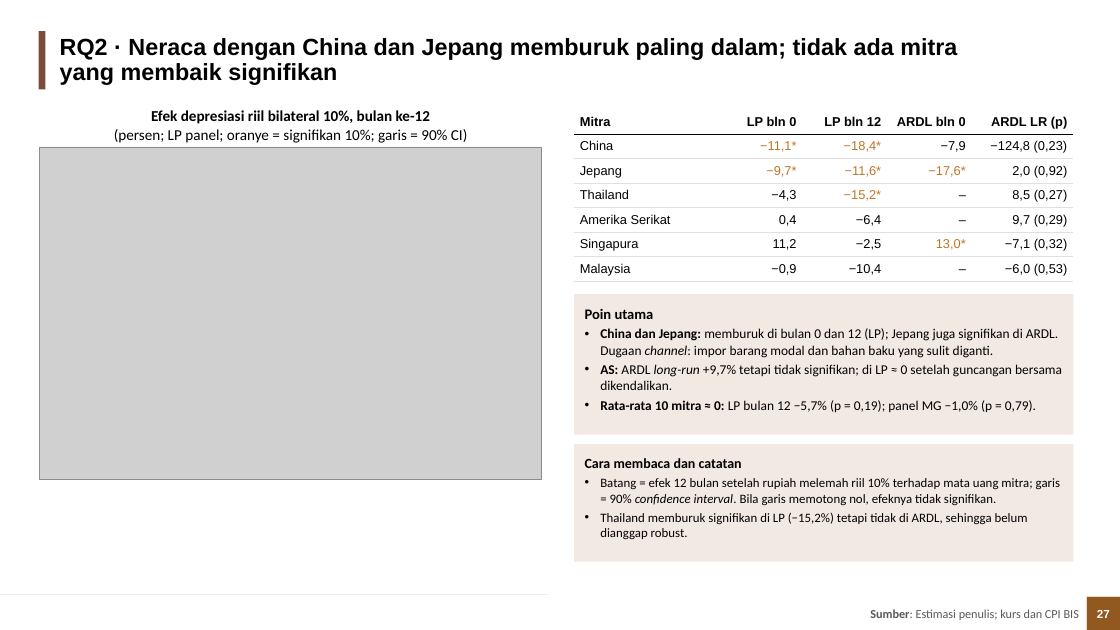
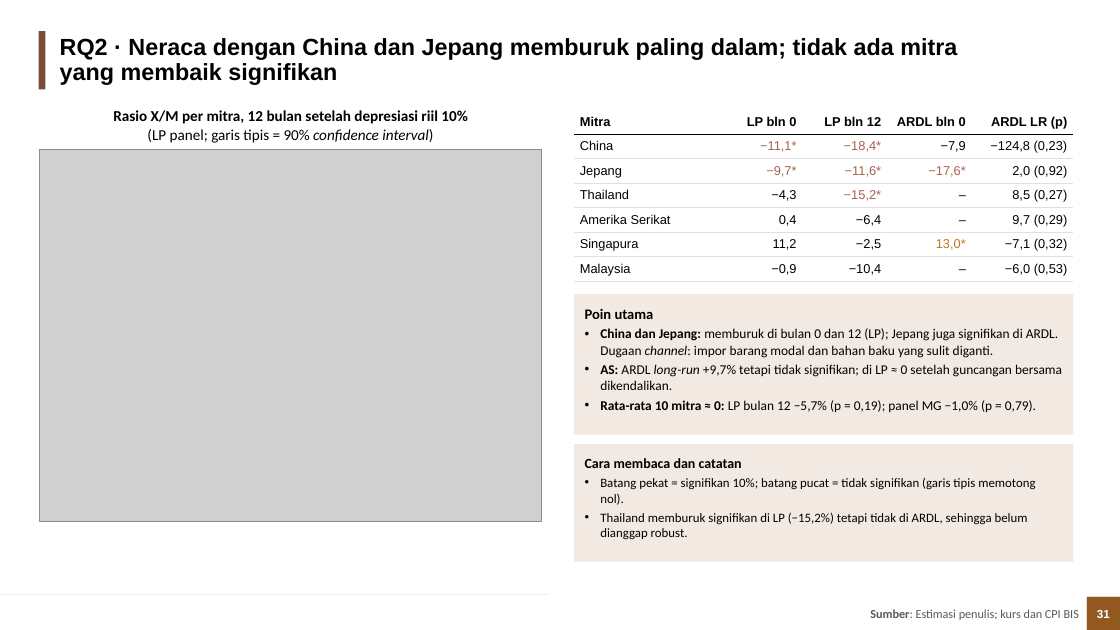
Before and after one commit to muhamadhaikal128/Pengaruh-Depresiasi-Rupiah-Terhadap-Trade-Balance, a slide deck: slide 31 of Haikal/output/3_ppt/Depresiasi_Rupiah_Trade_Balance.pptx (slide 27 before the commit). Drawn at 1120x630 pixels with LibreOffice and Linux fonts; fonts in the diff are those of the drawing; grey boxes stand for pictures; background and template pictures are left out. Boxes give left, top, right and bottom in pixels: in the first picture for what was removed or moved away, otherwise in the second. Text is boxed around its words. In the diff, an @@ line names an element or a change of style, - is before the commit and + after.

Commit message:
Haikal: dekomposisi harga vs volume (kuantitas HS-6), uji Marshall-Lerner dengan volume, PPT disusun ulang

```diff
--- a/Haikal/output/3_ppt/Depresiasi_Rupiah_Trade_Balance.pptx
+++ b/Haikal/output/3_ppt/Depresiasi_Rupiah_Trade_Balance.pptx
@@ text at <box>113,110,467,143</box>: text changed; bold on @@
-Efek depresiasi riil bilateral 10%, bulan ke-12
-(persen; LP panel; oranye = signifikan 10%; garis = 90% CI)
+Rasio X/M per mitra, 12 bulan setelah depresiasi riil 10%
+(LP panel; garis tipis = 90% confidence interval)
@@ table at <box>574,110,1074,281</box> @@
@@ text colour #C17529 to #A5644E in "−11,1*", "−18,4*", "−9,7*", "−11,6*" and 2 more places @@
@@ borders changed @@
@@ picture: place and size @@
-picture at <box>39,147,541,480</box>
+picture at <box>39,150,541,522</box>
@@ text in rectangle at <box>600,478,1035,505</box>: text changed @@
-• Batang = efek 12 bulan setelah rupiah melemah riil 10% terhadap mata uang mitra; garis = 90% confidence interval. Bila garis memotong nol, efeknya tidak signifikan.
+• Batang pekat = signifikan 10%; batang pucat = tidak signifikan (garis tipis memotong nol).
@@ page number at <box>1097,610,1110,618</box>: text changed @@
-27
+31
```
Also in this commit, not shown: 31 other slides changed, 13 slides added, 5 slides removed, 29 other files.
